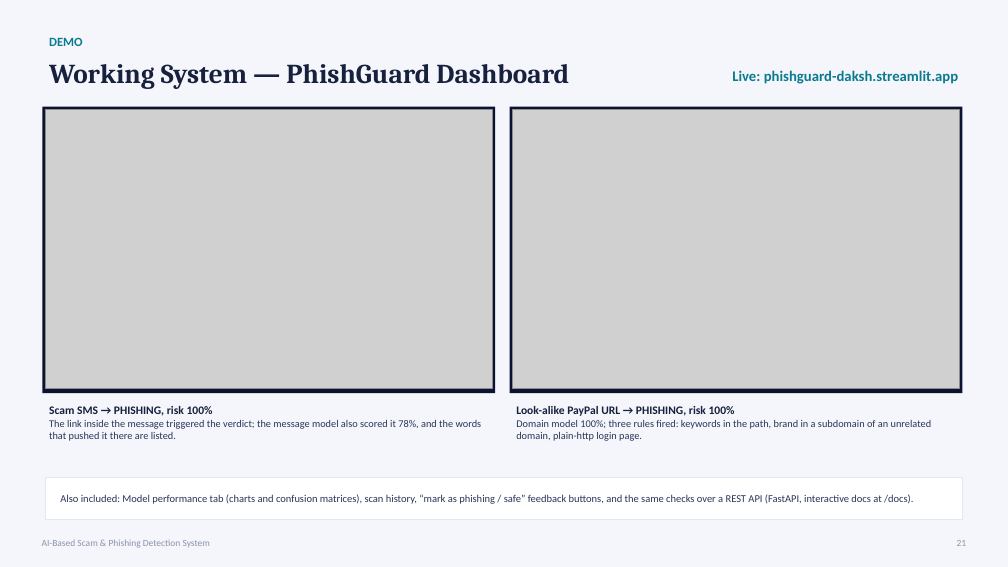
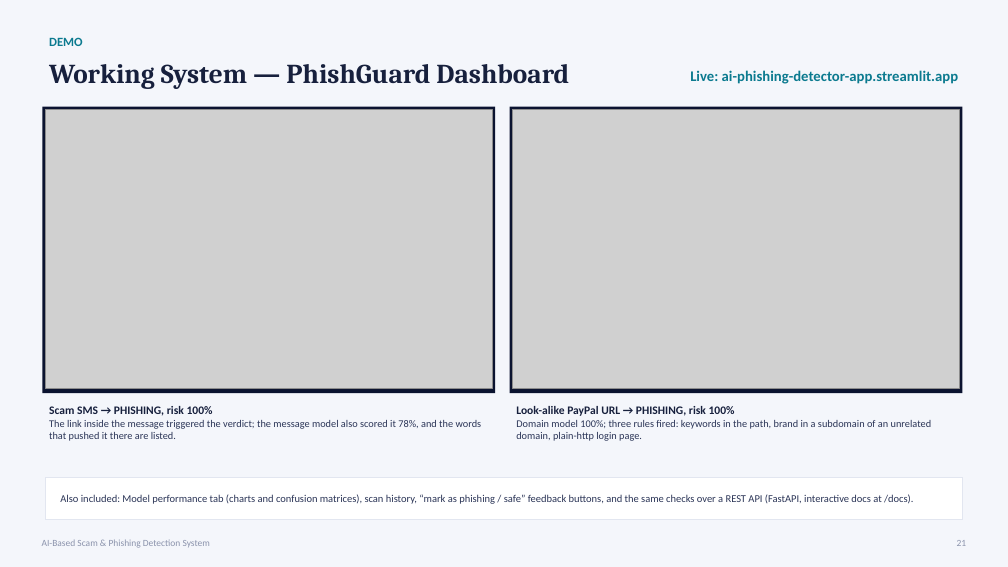
Before and after one commit to Dakshmehrotraa/phishguard, a slide deck: slide 21 of docs/AI_Scam_Phishing_Detection_Final.pptx. Drawn at 1008x567 pixels with LibreOffice and Linux fonts; fonts in the diff are those of the drawing; grey boxes stand for pictures. Boxes give left, top, right and bottom in pixels: in the first picture for what was removed or moved away, otherwise in the second. Text is boxed around its words. In the diff, an @@ line names an element or a change of style, - is before the commit and + after.

Commit message:
Move the live demo to ai-phishing-detector-app.streamlit.app

```diff
--- a/docs/AI_Scam_Phishing_Detection_Final.pptx
+++ b/docs/AI_Scam_Phishing_Detection_Final.pptx
@@ text at [690,70,959,84]: text changed @@
-Live: phishguard-daksh.streamlit.app
+Live: ai-phishing-detector-app.streamlit.app
```
Also in this commit, not shown: 1 other slide changed, 1 other file.
